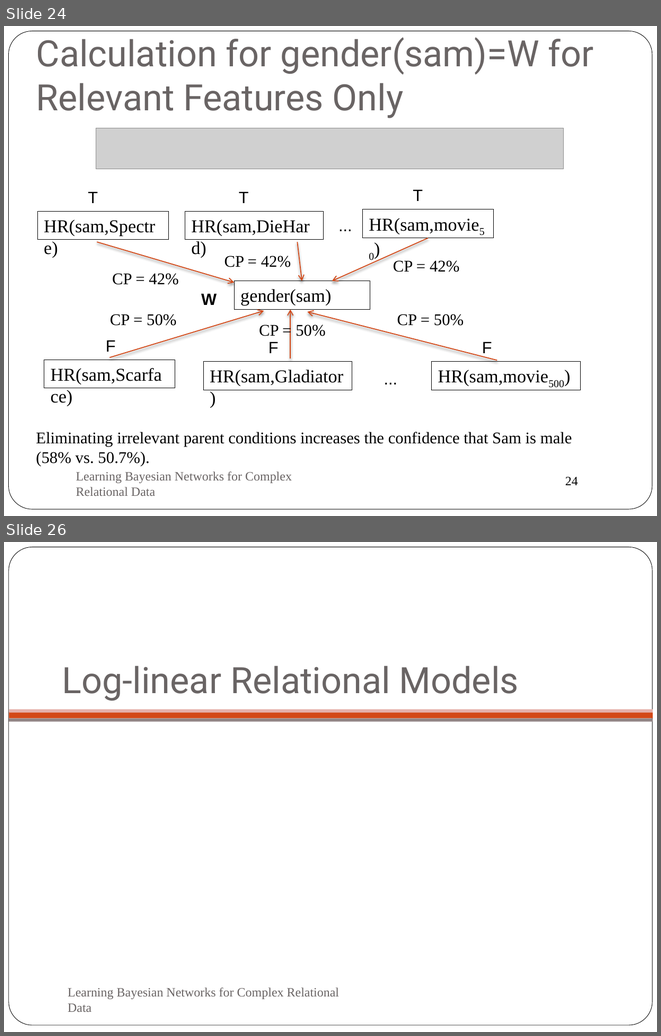
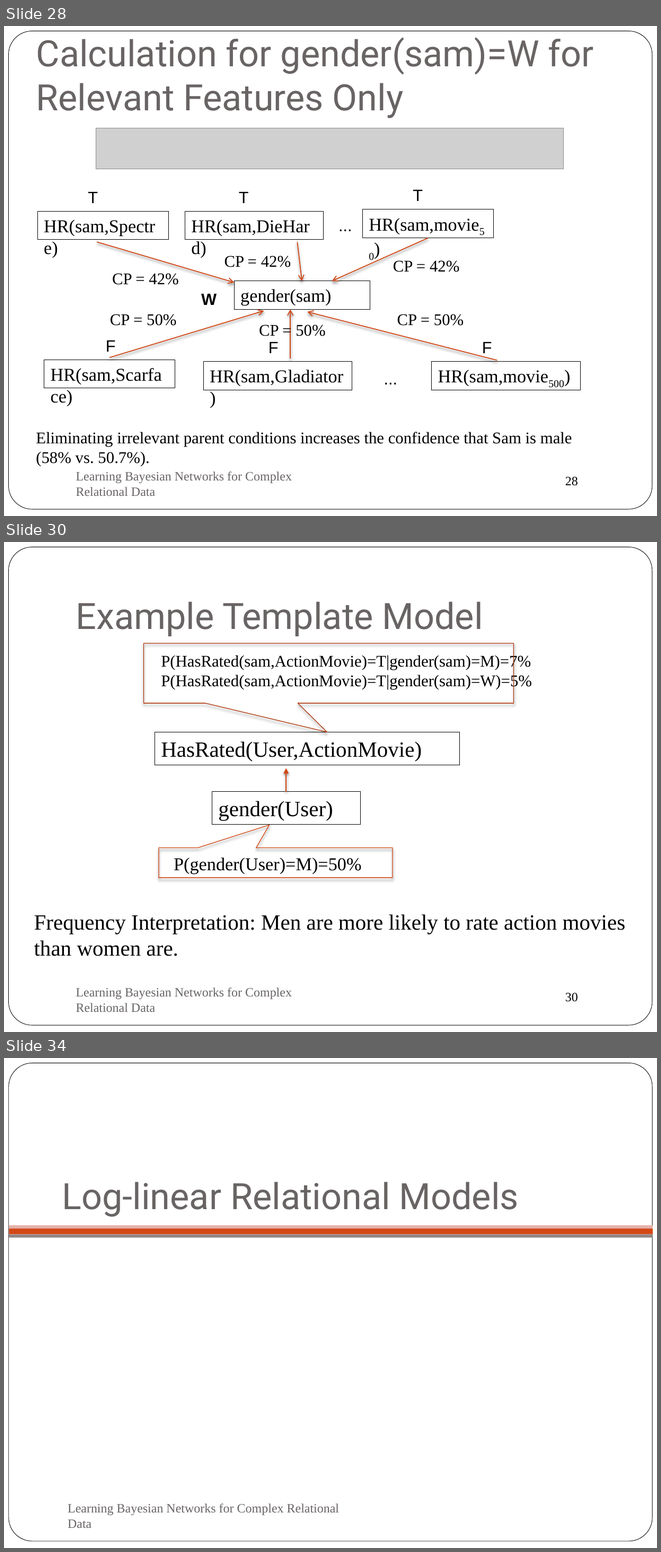
Before and after one commit to oschulte/srl-tutorial-slides, a slide deck: ch5-rel-bayes-net-classifier.pptx. Shown one above the other, each under a label of ours: slides 24 and 26 before the commit, slides 28, 30 and 34 after it; the slides between them are not shown. The pictures are 661x1036 and 661x1552 pixels, drawn with LibreOffice and Linux fonts; fonts in the diff are those of the drawing; grey boxes stand for pictures; background and template pictures are left out. Boxes give left, top, right and bottom in pixels: in the first picture for what was removed or moved away, otherwise in the second. Text is boxed around its words. In the diff, an @@ line names an element or a change of style, - is before the commit and + after.

```diff
--- a/ch5-rel-bayes-net-classifier.pptx
+++ b/ch5-rel-bayes-net-classifier.pptx
@@ slide 30 added at bbox=[4, 542, 657, 1032], background #FFFFFF; not listed: 2 template elements that a slide beside it also shows @@
@@ title added at bbox=[76, 601, 483, 636], 40 pt, text #696464 @@
+Example Template Model
@@ speech box added at bbox=[144, 643, 514, 703], outline #B1360B 0.75 pt @@
@@ text added at bbox=[161, 654, 532, 689], 18 pt, text #000000 @@
+P(HasRated(sam,ActionMovie)=T|gender(sam)=M)=7%
+P(HasRated(sam,ActionMovie)=T|gender(sam)=W)=5%
@@ rectangle added at bbox=[155, 732, 460, 765], outline #000000 0.75 pt, 24 pt, text #000000 @@
+HasRated(User,ActionMovie)
@@ arrow added from (286, 792) to (286, 768), #D34817 1 pt @@
@@ rectangle added at bbox=[212, 792, 360, 824], outline #000000 0.75 pt, 24 pt, text #000000 @@
+gender(User)
@@ speech box added at bbox=[159, 848, 392, 877], outline #D34817 0.75 pt @@
@@ text added at bbox=[174, 857, 361, 874], 20 pt, text #000000 @@
+P(gender(User)=M)=50%
@@ text added at bbox=[34, 914, 626, 956], 24 pt, text #000000 @@
+Frequency Interpretation: Men are more likely to rate action movies than women are.
@@ text added at bbox=[76, 987, 292, 1012], 14 pt, text #696464 @@
+Learning Bayesian Networks for Complex Relational Data
@@ what was slide 24 is now slide 28 @@
@@ page number at bbox=[565, 476, 578, 486]: text changed @@
-24
+28
@@ what was slide 26 is now slide 34 @@
```
Also in this commit, not shown: 3 slides changed, 7 other slides added, 1 other file.
